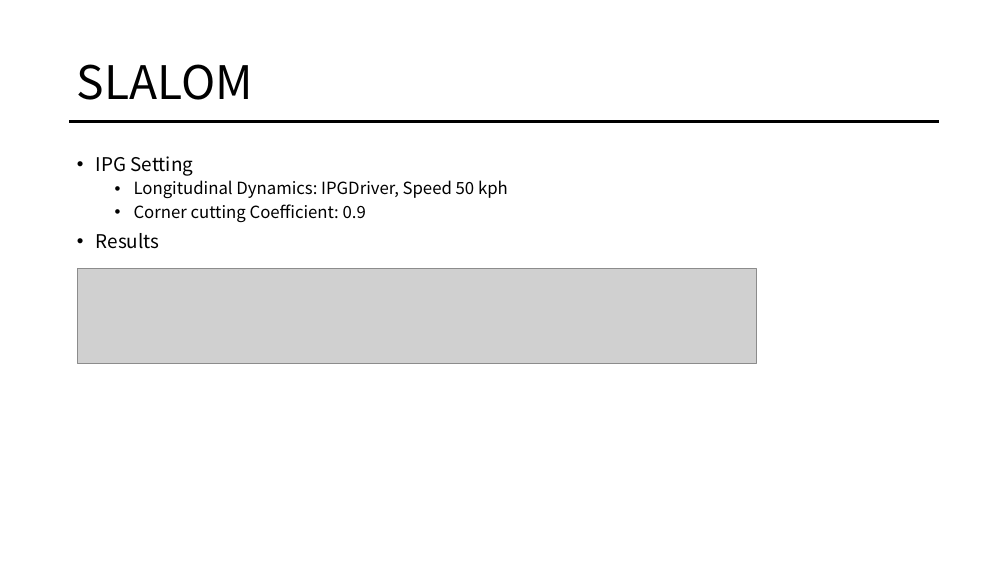
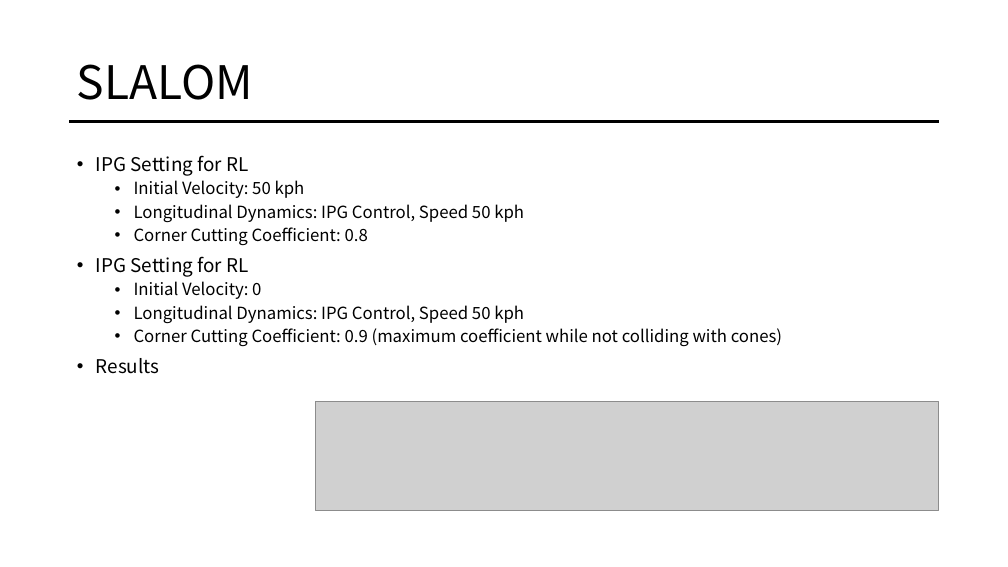
Before and after one commit to HAN2496/CarMakerResults, a slide deck: slide 7 of 1023Report/1023_결과보고.pptx. Drawn at 1008x567 pixels with LibreOffice and Linux fonts; fonts in the diff are those of the drawing; grey boxes stand for pictures. Boxes give left, top, right and bottom in pixels: in the first picture for what was removed or moved away, otherwise in the second. Text is boxed around its words. In the diff, an @@ line names an element or a change of style, - is before the commit and + after.

```diff
--- a/1023Report/1023_결과보고.pptx
+++ b/1023Report/1023_결과보고.pptx
@@ text at (x1=96, y1=155, x2=782, y2=347): text changed @@
-• IPG Setting
-  • Longitudinal Dynamics: IPGDriver, Speed 50 kph
-  • Corner cutting Coefficient: 0.9
+• IPG Setting for RL
+  • Initial Velocity: 50 kph
+  • Longitudinal Dynamics: IPG Control, Speed 50 kph
+  • Corner Cutting Coefficient: 0.8
+• IPG Setting for RL
+  • Initial Velocity: 0
+  • Longitudinal Dynamics: IPG Control, Speed 50 kph
+  • Corner Cutting Coefficient: 0.9 (maximum coefficient while not colliding with cones)
@@ picture removed at (x1=77, y1=269, x2=756, y2=364) @@
@@ picture added at (x1=316, y1=402, x2=939, y2=511) @@
```
Also in this commit, not shown: 2 other slides changed.
